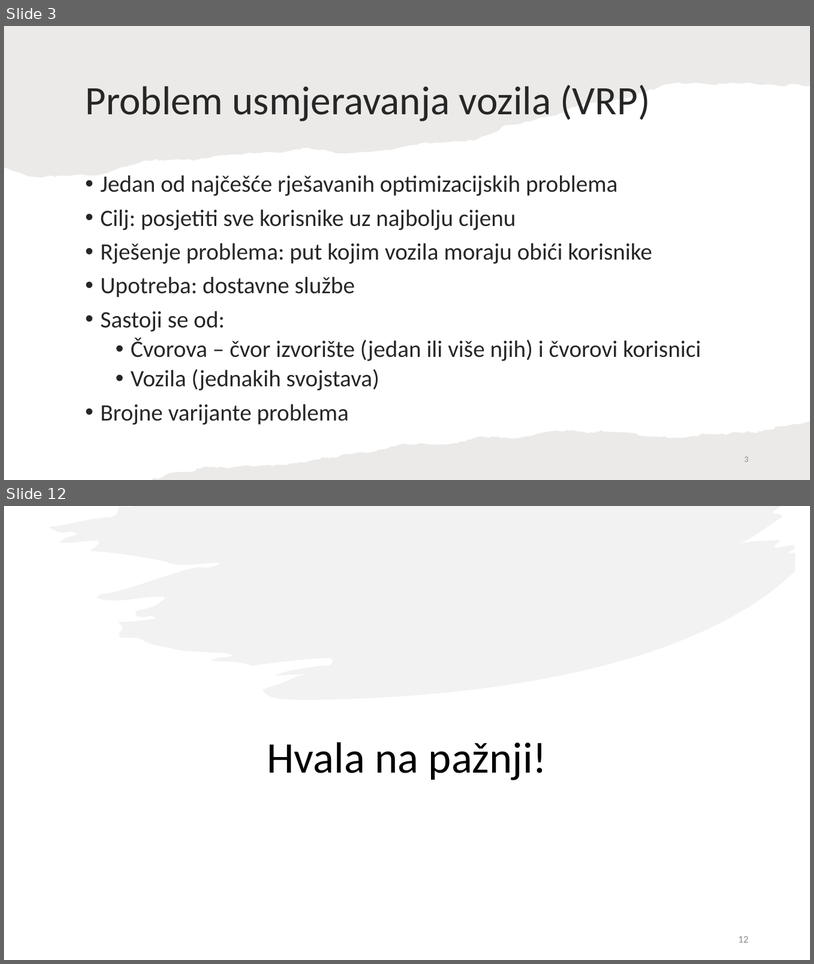
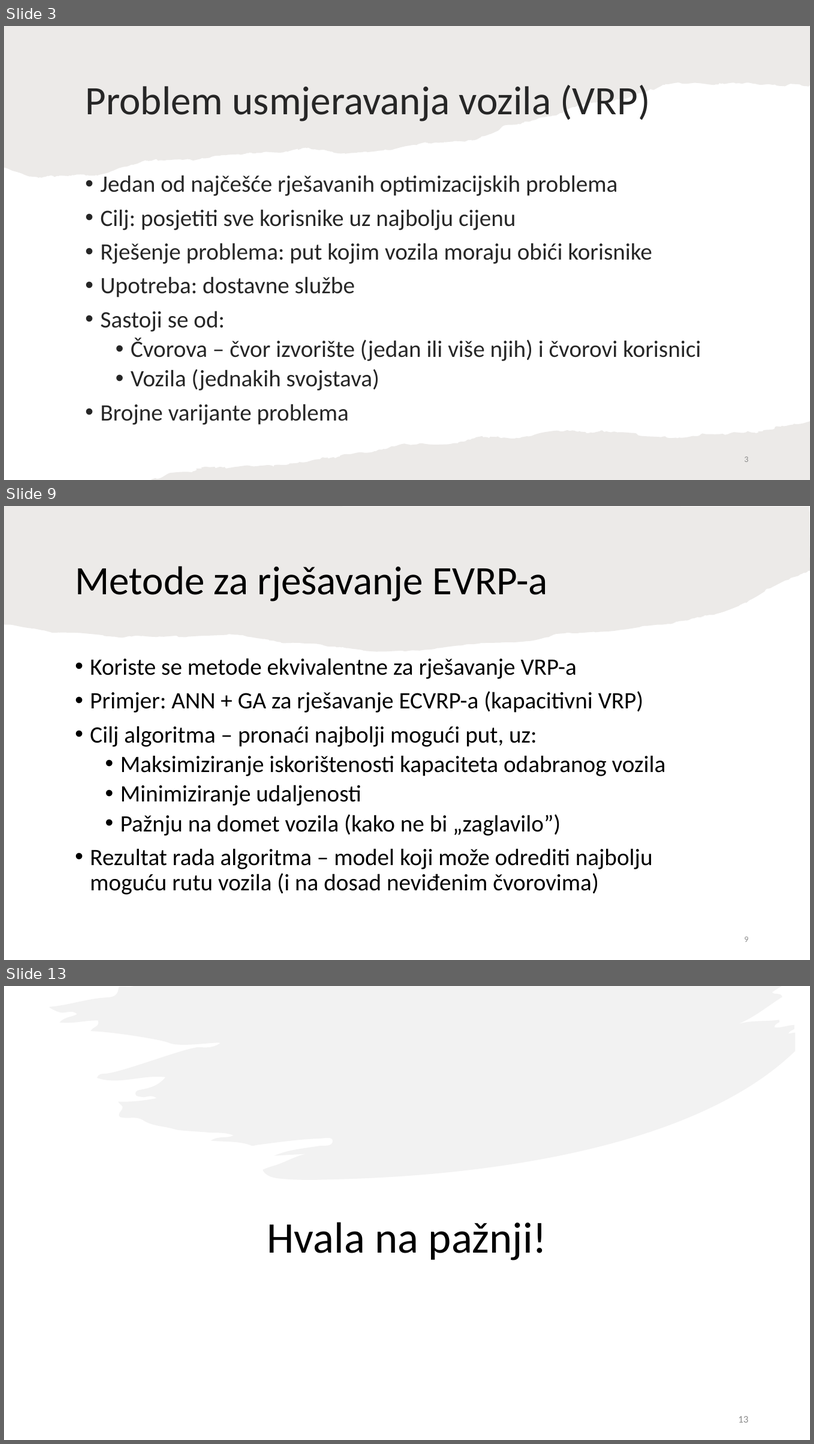
Before and after one commit to TinJukic/Seminar-2, a slide deck: Rješavanje problema usmjeravanja električnih vozila - Tin Jukić.pptx. Shown one above the other, each under a label of ours: slides 3 and 12 before the commit, slides 3, 9 and 13 after it; the slides between them are not shown. The pictures are 814x964 and 814x1444 pixels, drawn with LibreOffice and Linux fonts; fonts in the diff are those of the drawing. Boxes give left, top, right and bottom in pixels: in the first picture for what was removed or moved away, otherwise in the second. Text is boxed around its words. In the diff, an @@ line names an element or a change of style, - is before the commit and + after.

```diff
--- a/Rješavanje problema usmjeravanja električnih vozila - Tin Jukić.pptx
+++ b/Rješavanje problema usmjeravanja električnih vozila - Tin Jukić.pptx
@@ slide 9 added at (4,506,810,960), background #FFFFFF @@
@@ freeform shape added at (4,506,810,652), fill #82766A at 15% opacity @@
@@ title added at (75,566,548,601), 48 pt, text #000000 @@
+Metode za rješavanje EVRP-a
@@ text added at (90,658,666,894), 28 pt, text #000000 @@
+• Koriste se metode ekvivalentne za rješavanje VRP-a
+• Primjer: ANN + GA za rješavanje ECVRP-a (kapacitivni VRP)
+• Cilj algoritma – pronaći najbolji mogući put, uz:
+  • Maksimiziranje iskorištenosti kapaciteta odabranog vozila
+  • Minimiziranje udaljenosti
+  • Pažnju na domet vozila (kako ne bi „zaglavilo”)
+• Rezultat rada algoritma – model koji može odrediti najbolju moguću rutu vozila (i na dosad neviđenim čvorovima)
@@ page number added at (744,936,749,942), 10 pt, text #8C8C8C @@
+9
@@ what was slide 12 is now slide 13 @@
@@ page number at (738,1416,749,1422): text changed @@
-12
+13
```
Also in this commit, not shown: 8 slides changed, 1 other slide added, 1 slide removed, 2 other files.
